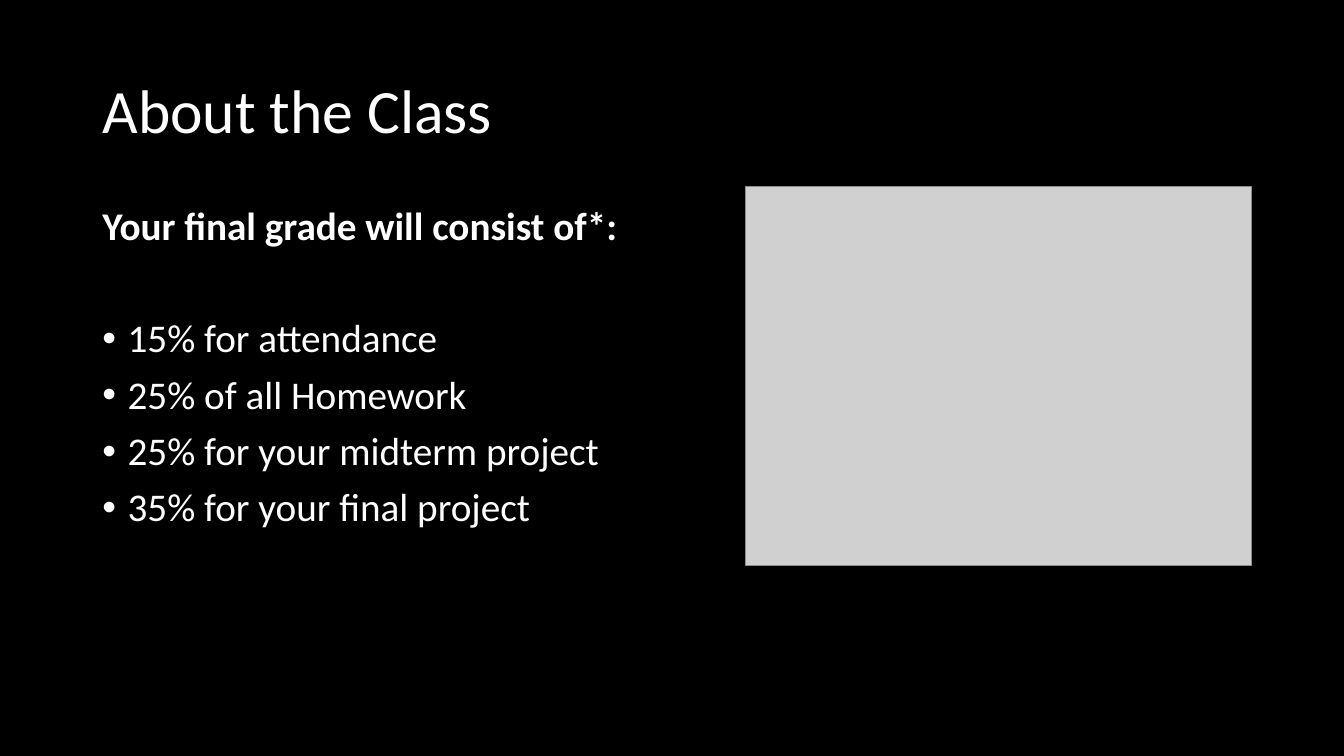
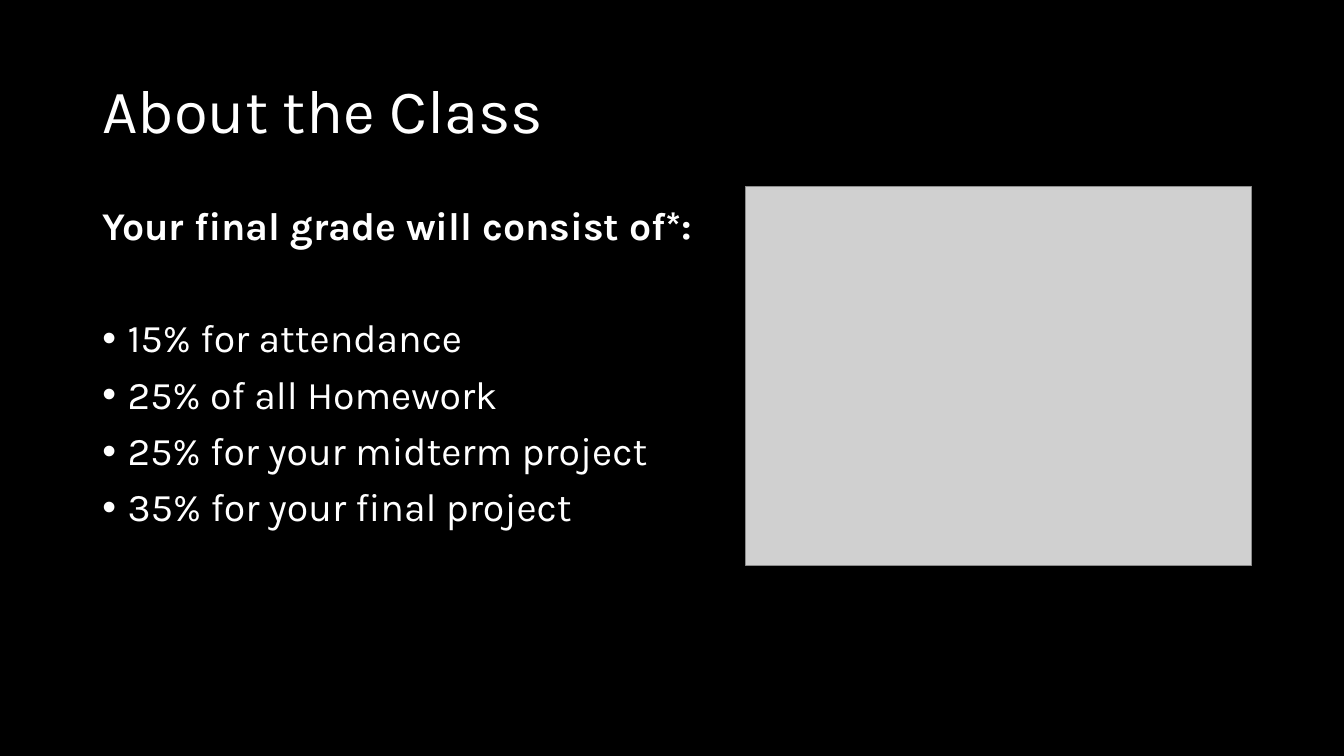
Before and after one commit to crhallberg/IMM120, a slide deck: slide 7 of Presentations/Sept 5 - Class 1.pptx. Drawn at 1344x756 pixels with LibreOffice and Linux fonts; fonts in the diff are those of the drawing; grey boxes stand for pictures. Boxes give left, top, right and bottom in pixels: in the first picture for what was removed or moved away, otherwise in the second. Text is boxed around its words. In the diff, an @@ line names an element or a change of style, - is before the commit and + after.

Commit message:
Presentation style. Hell yes.

```diff
--- a/Presentations/Sept 5 - Class 1.pptx
+++ b/Presentations/Sept 5 - Class 1.pptx
@@ title "About the Class" at (x1=102, y1=91, x2=543, y2=134): font Calibri to Karla @@
@@ text "Your final grade will consist ..." at (x1=102, y1=212, x2=692, y2=531): font Calibri to Karla @@
```
Also in this commit, not shown: 16 other slides changed, 1 slide removed.
